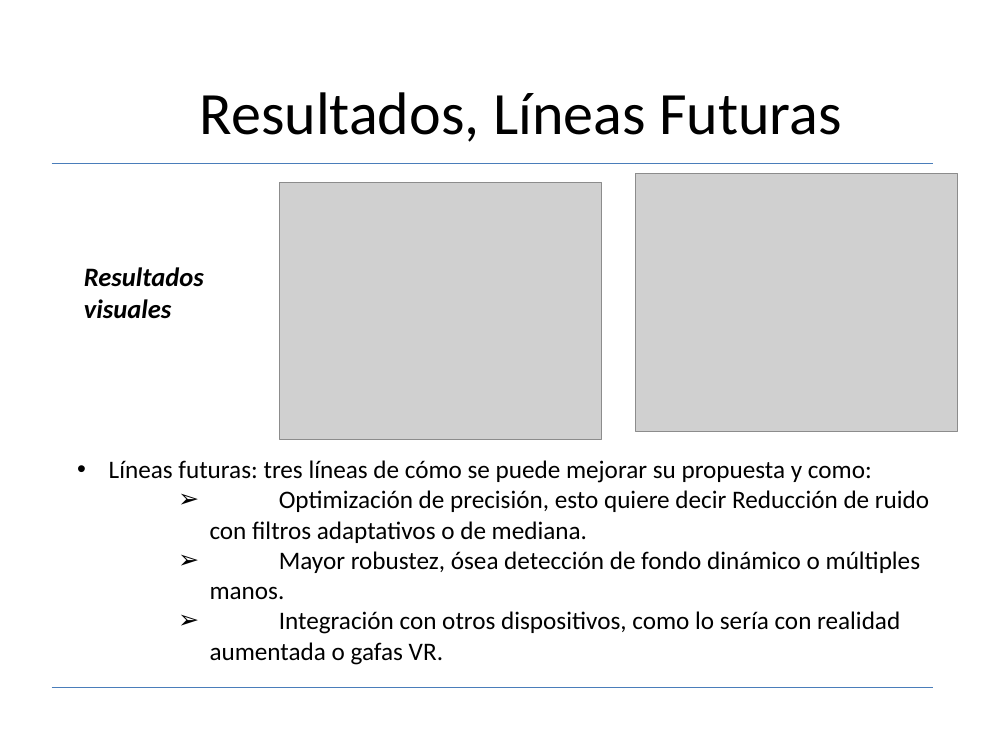
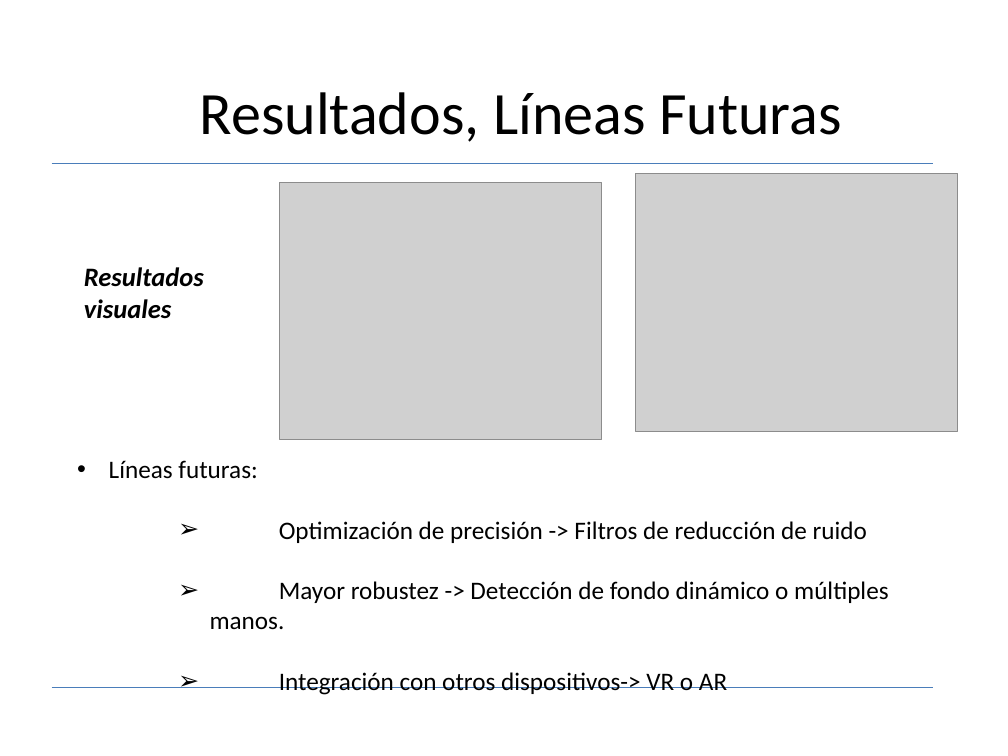
Before and after one commit to GenCabMon/galaxyGuardian, a slide deck: slide 8 of PDI_ExpoJuego.pptx. Drawn at 1008x756 pixels with LibreOffice and Linux fonts; fonts in the diff are those of the drawing; grey boxes stand for pictures. Boxes give left, top, right and bottom in pixels: in the first picture for what was removed or moved away, otherwise in the second. Text is boxed around its words. In the diff, an @@ line names an element or a change of style, - is before the commit and + after.

```diff
--- a/PDI_ExpoJuego.pptx
+++ b/PDI_ExpoJuego.pptx
@@ text at <box>109,460,888,695</box>: text changed @@
-• Líneas futuras: tres líneas de cómo se puede mejorar su propuesta y como:
-    ➢ Optimización de precisión, esto quiere decir Reducción de ruido con filtros adaptativos o de mediana.
-    ➢ Mayor robustez, ósea detección de fondo dinámico o múltiples manos.
-    ➢ Integración con otros dispositivos, como lo sería con realidad aumentada o gafas VR.
+• Líneas futuras:
+    ➢ Optimización de precisión -> Filtros de reducción de ruido
+    ➢ Mayor robustez -> Detección de fondo dinámico o múltiples manos.
+    ➢ Integración con otros dispositivos-> VR o AR
```
Also in this commit, not shown: 5 other slides changed, 2 other files.
